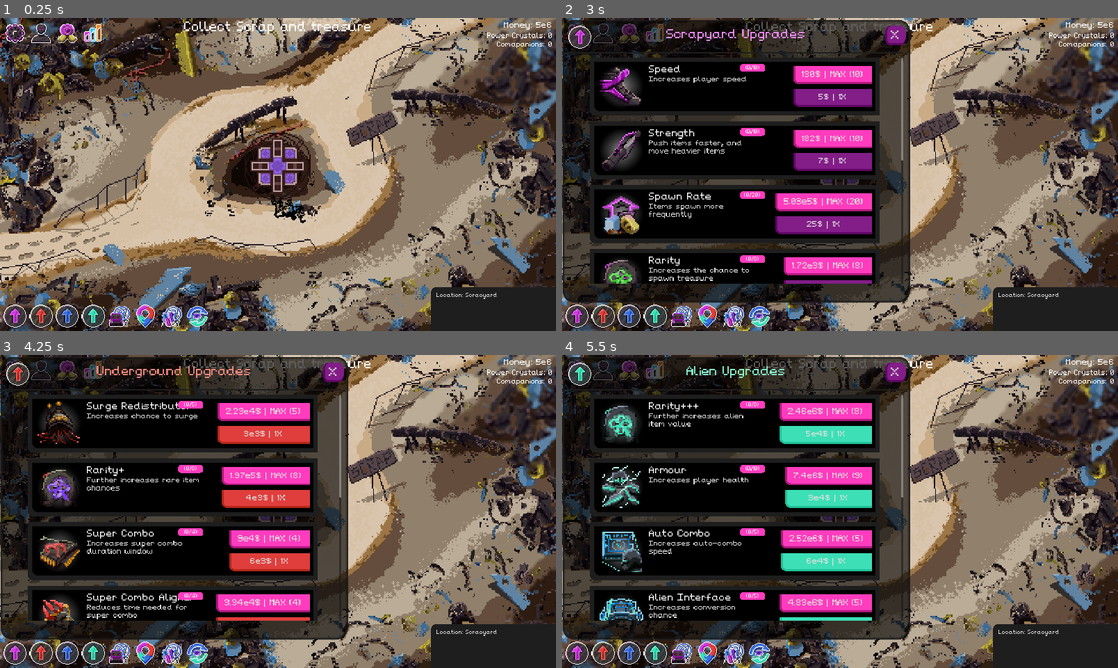
Above: before the commit, frames 1-4 (two rows, left to right).
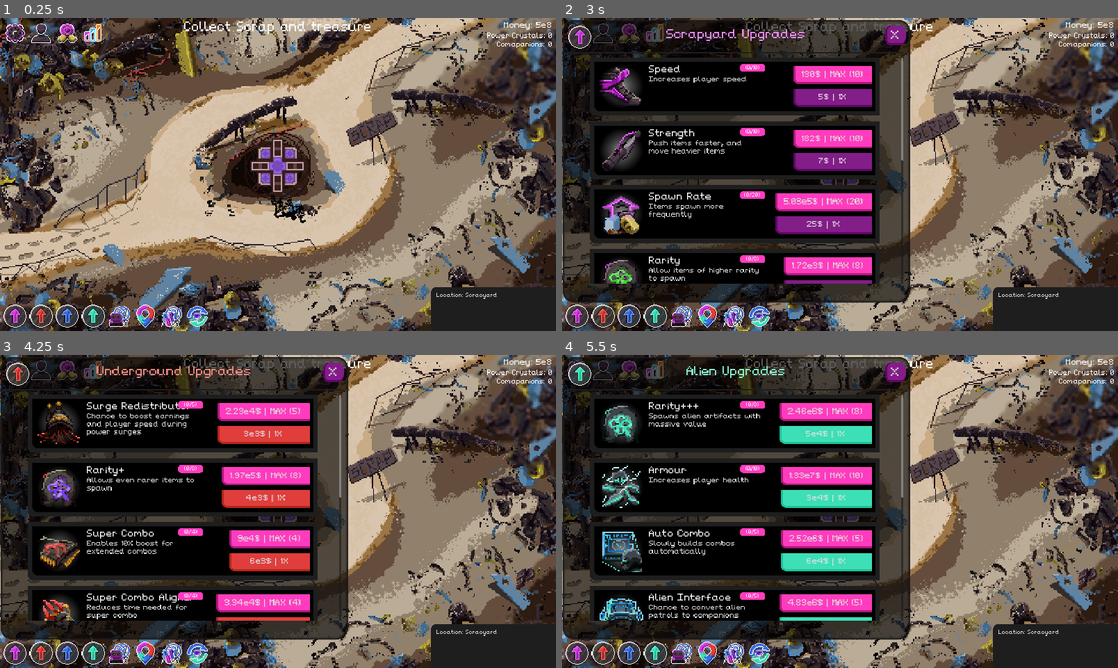
Above: after the commit, the same moments.

Repository: NathanHeaton/Robo-revolution
Game: Godot game, scene res://Main/main.tscn
Same seed, same stepped clock (60 frames per second), same inputs: the game is played once before the commit and once after it.
Inputs (mouse positions are in pixels of both pictures, inside the frame that each line leads up to):
- Up to frame 1 (0.25 s): no input
- Up to frame 2 (3 s): click (600, 33) at 0.5 s; click (628, 33) at 1.25 s; click (656, 33) at 2 s; click (578, 315) at 2.75 s
- Up to frame 3 (4.25 s): click (38, 652) at 3.5 s
- Up to frame 4 (5.5 s): click (628, 652) at 4.25 s; click (656, 652) at 5 s

The runs differ from the first frame. In frame 1, less than 0.1% of the frame differs, in the area x 98-100%, y 1-3%; in frame 2, 0.2%; in frame 3, 0.7%; in frame 4, 1.0%, in the area x 15-100%, y 1-85%.

Commit message:
adjust spawning mechanic spawn are now based on location and properly use rarity level

Diff:
--- a/robo-revolution/Main/main.gd
+++ b/robo-revolution/Main/main.gd
@@ -3,13 +3,13 @@
 @export var scrap_treasure: PackedScene
 # Called when the node enters the scene tree for the first time.
 
-var rarity_lvl = 0
+var rarity_lvl = 5
 
 var item_spawn_region
 
 func _ready() -> void:
 	newGame()
-	Money.MONEY = 5000000
+	Money.MONEY = 500000000
 	item_spawn_region = [Vector2(30,30),Vector2(1920 - 60, 1080 - 60)]
 	UpgradeManager.connect("upgrade", Callable(self, "_upgrade"))
 
--- a/robo-revolution/Scenes/item_creator.gd
+++ b/robo-revolution/Scenes/item_creator.gd
@@ -9,7 +9,7 @@
 		"rarity": 0,
 		"type": "scrap",
 		"weight": 3,
-		"locations":["Scrapyard","UndergroundStorage","Ocean"],
+		"locations":[LocationData.locations.Scrapyard,LocationData.locations.Underground,LocationData.locations.Ocean],
 		"variants": 4
 	},
 	"plastic":{
@@ -18,7 +18,7 @@
 		"rarity": 0,
 		"type": "scrap",
 		"weight": 2,
-		"locations":["Scrapyard","UndergroundStorage","Ocean"],
+		"locations":[LocationData.locations.Scrapyard,LocationData.locations.Underground,LocationData.locations.Ocean],
 		"variants": 3
 	},
 	"rusty_nails":{
@@ -27,7 +27,7 @@
 		"rarity": 0,
 		"type": "scrap",
 		"weight": 1,
-		"locations":["Scrapyard","UndergroundStorage","Ocean"],
+		"locations":[LocationData.locations.Scrapyard,LocationData.locations.Underground,LocationData.locations.Ocean],
 		"variants": 3
 	},
 	"gears":{
@@ -36,7 +36,7 @@
 		"rarity": 0,
 		"type": "scrap",
 		"weight": 1,
-		"locations":["Scrapyard"],
+		"locations":[LocationData.locations.Scrapyard],
 		"variants": 4
 	},
 	"computer_chips": {
@@ -45,7 +45,7 @@
 		"rarity": 1,
 		"type": "scrap",
 		"weight": 1,
-		"locations": ["Scrapyard", "Underground"],
+		"locations": [LocationData.locations.Scrapyard, LocationData.locations.Underground],
 		"variants": 3
 	},
 	"vehicle_components": {
@@ -54,7 +54,7 @@
 		"rarity": 1,
 		"type": "scrap",
 		"weight": 15,
-		"locations": ["Scrapyard", "Underground"],
+		"locations": [LocationData.locations.Scrapyard, LocationData.locations.Underground],
 		"variants": 2
 	},
 	"wires": {
@@ -63,7 +63,7 @@
 		"rarity": 1,
 		"type": "scrap",
 		"weight": 1,
-		"locations": ["Scrapyard", "Underground"],
+		"locations": [LocationData.locations.Scrapyard, LocationData.locations.Underground],
 		"variants": 3
 	},
 	"robot_parts": {
@@ -72,7 +72,7 @@
 		"rarity": 2,
 		"type": "scrap",
 		"weight": 20,
-		"locations": ["Underground"],
+		"locations": [LocationData.locations.Underground],
 		"variants": 4
 	},
 	"motherboard": {
@@ -81,7 +81,7 @@
 		"rarity": 2,
 		"type": "scrap",
 		"weight": 2,
-		"locations": ["Underground"],
+		"locations": [LocationData.locations.Underground],
 		"variants": 3
 	},
 	"metal": {
@@ -90,7 +90,7 @@
 		"rarity": 2,
 		"type": "scrap",
 		"weight": 3,
-		"locations": ["Underground"],
+		"locations": [LocationData.locations.Underground, LocationData.locations.Ocean],
 		"variants": 4
 	},
 	"seashells": {
@@ -99,7 +99,7 @@
 		"rarity": 3,
 		"type": "scrap",
 		"weight": 3,
-		"locations": ["Ocean"],
+		"locations": [LocationData.locations.Ocean],
 		"variants": 3
 	},
 	"ship_wreckage": {
@@ -108,7 +108,7 @@
 		"rarity": 3,
 		"type": "scrap",
 		"weight": 50,
-		"locations": ["Ocean"],
+		"locations": [LocationData.locations.Ocean],
 		"variants": 4
 	},
 	"broken_jewels": {
@@ -117,7 +117,7 @@
 		"rarity": 3,
 		"type": "scrap",
 		"weight": 4,
-		"locations": ["Ocean"],
+		"locations": [LocationData.locations.Ocean],
 		"variants": 4
 	},
 	"alien_parts": {
@@ -126,7 +126,7 @@
 		"rarity": 4,
 		"type": "scrap",
 		"weight": 50,
-		"locations": ["Alien"],
+		"locations": [LocationData.locations.Alien],
 		"variants": 3
 	},
 	"alien_scrap_metal": {
@@ -135,7 +135,7 @@
 		"rarity": 4,
 		"type": "scrap",
 		"weight": 30,
-		"locations": ["Alien"],
+		"locations": [LocationData.locations.Alien],
 		"variants": 4
 	},
 	"gold_plates": {
@@ -144,7 +144,7 @@
 		"rarity": 0,
 		"type": "treasure",
 		"weight": 2,
-		"locations": ["Scrapyard", "Underground"],
+		"locations": [LocationData.locations.Scrapyard, LocationData.locations.Underground],
 		"variants": 2
 	},
 	"rubies": {
@@ -153,7 +153,7 @@
 		"rarity": 1,
 		"type": "treasure",
 		"weight": 1,
-		"locations": ["Scrapyard", "Underground", "Ocean"],
+		"locations": [LocationData.locations.Scrapyard, LocationData.locations.Underground, LocationData.locations.Ocean],
 		"variants": 1
 	},
 	"gold_bars": {
@@ -162,7 +162,7 @@
 		"rarity": 2,
 		"type": "treasure",
 		"weight": 7,
-		"locations": ["Underground"],
+		"locations": [LocationData.locations.Underground],
 		"variants": 1  # Unique appearance
 	},
 
@@ -172,7 +172,7 @@
 		"rarity": 3,
 		"type": "treasure",
 		"weight": 1,
-		"locations": ["Ocean"],
+		"locations": [LocationData.locations.Ocean],
 		"variants": 1
 	},
 	"alien_artifacts": {
@@ -181,7 +181,7 @@
 		"rarity": 4,
 		"type": "treasure",
 		"weight": 3,
-		"locations": ["Alien"],
+		"locations": [LocationData.locations.Alien],
 		"variants": 1
 	},
 	"power_crystals": {
@@ -190,7 +190,7 @@
 		"rarity": 4,
 		"type": "treasure",
 		"weight": 1,
-		"locations": ["Alien"],
+		"locations": [LocationData.locations.Alien],
 		"variants": 1,
 	}
 }
@@ -212,7 +212,7 @@
 	var keys = item_data.keys()
 
 	for items in item_data: # goes through all items to find the right item
-		if (item_data[items].get("rarity") == rarity):
+		if (item_data[items].get("rarity") <= rarity && _in_correct_location(items) ):
 			item = item_data[items]
 			pickable_items.append(item)# adds the valid item that can be chosen from to an array
 
@@ -229,3 +229,14 @@
 # Called every frame. 'delta' is the elapsed time since the previous frame.
 func _process(delta: float) -> void:
 	pass
+
+func _in_correct_location(items) -> bool:
+	var in_location = false
+	var locations = item_data[items].get("locations")
+	print(locations)
+
+	for location in locations:
+		if (location == LocationData.CURRENT_LOCATION):
+			in_location = true
+
+	return in_location
--- a/robo-revolution/UI/hud.gd
+++ b/robo-revolution/UI/hud.gd
@@ -62,7 +62,7 @@
 			location[upgrade].get("sprite_position"),
 			location[upgrade].get("name"),
 			location[upgrade].get("id"),
-			location[upgrade].get("descriptiont_first_description")
+			location[upgrade].get("first_description")
 			,currentLocationCard)
 
 
--- a/robo-revolution/UI/upgrade_card.gd
+++ b/robo-revolution/UI/upgrade_card.gd
@@ -35,7 +35,7 @@
 	description = t_description
 	title = t_title
 	id = t_id
-	first_description =t_first_desciption
+	first_description = t_first_desciption
 	location = t_location
 	_change_title()
 	_change_theme()
@@ -53,6 +53,7 @@
 	if (id == t_id):
 		cost = UpgradeManager.get_upgrade_id(id,location)["cost"]
 		level = UpgradeManager.get_upgrade_id(id,location)["level"]
+		_change_Description()
 		$Panel/MarginContainer/Upgarde_Content_Panel/MarginContainer/Upgarde_Content/VBoxContainer/Title/level_panel/level.text = "("+str(level)+"/"+str(max_level)+")"
 		if (level >= max_level):
 			_set_has_maxed()
@@ -75,7 +76,11 @@
 	$Panel/MarginContainer/Upgarde_Content_Panel/MarginContainer/Upgarde_Content/VBoxContainer/Title.text = str(title)
 
 func _change_Description() -> void:
-	$Panel/MarginContainer/Upgarde_Content_Panel/MarginContainer/Upgarde_Content/VBoxContainer/Description.text = str(description)
+	if (first_description != "" && level == 0):
+		$Panel/MarginContainer/Upgarde_Content_Panel/MarginContainer/Upgarde_Content/VBoxContainer/Description.text = str(first_description)
+	else:
+		$Panel/MarginContainer/Upgarde_Content_Panel/MarginContainer/Upgarde_Content/VBoxContainer/Description.text = str(description)
+
 
 func _cal_max_buy():# add code to calculate the amount that can be bought
 	var current_money = Money.MONEY
